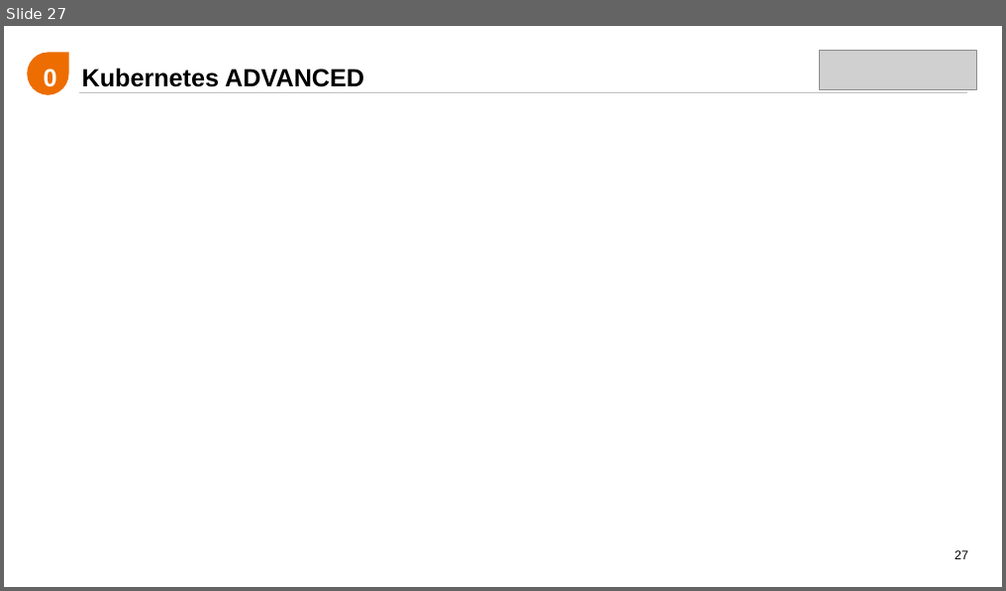
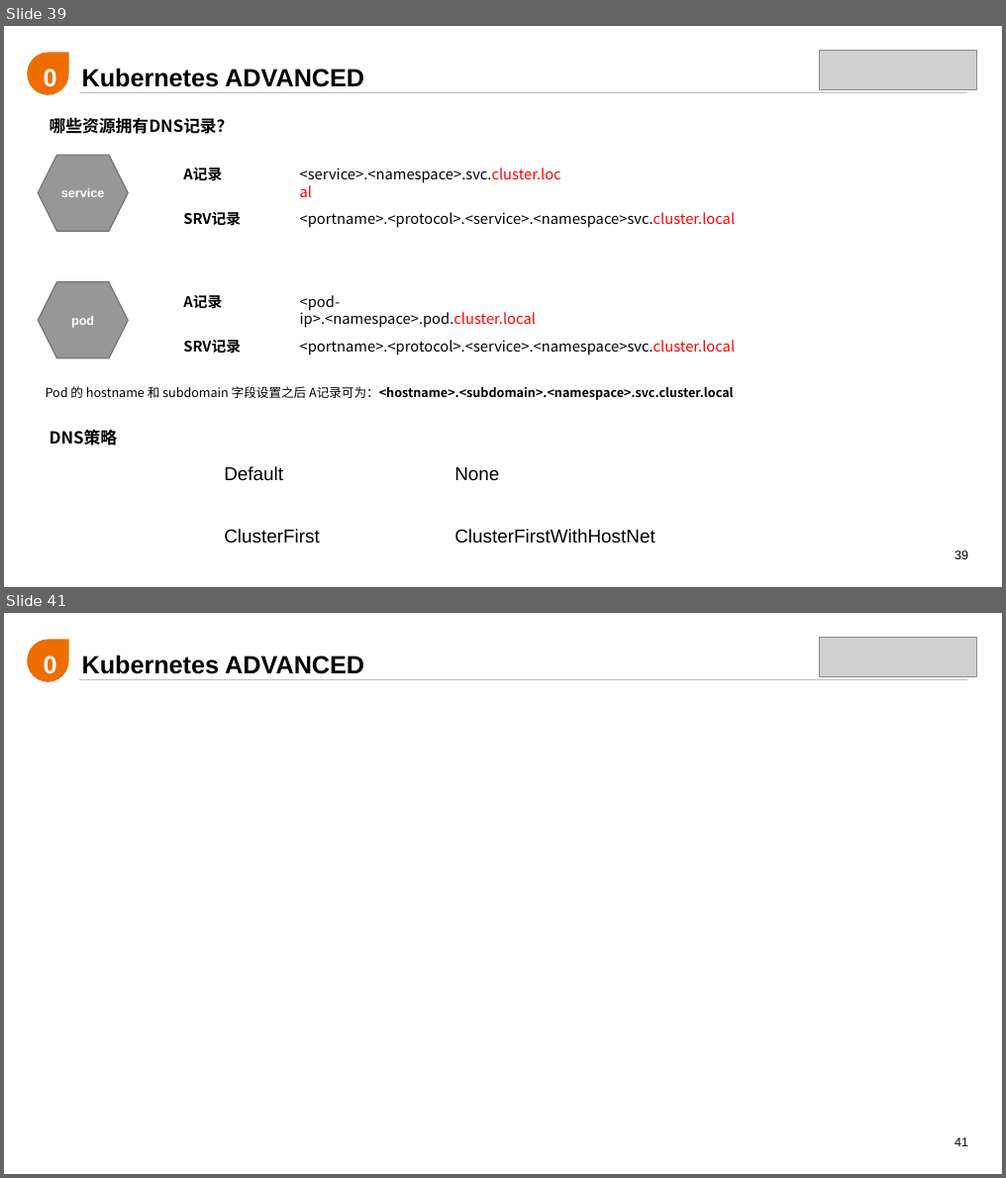
Before and after one commit to liamliu1986/kubecamp, a slide deck: 培训体系/002-Kubernetes,Containers Reborn/Kubernetes,Containers Reborn.pptx. Shown one above the other, each under a label of ours: slide 27 before the commit, slides 39 and 41 after it; the slides between them are not shown. The pictures are 1006x591 and 1006x1178 pixels, drawn with LibreOffice and Linux fonts; fonts in the diff are those of the drawing; grey boxes stand for pictures. Boxes give left, top, right and bottom in pixels: in the first picture for what was removed or moved away, otherwise in the second. Text is boxed around its words. In the diff, an @@ line names an element or a change of style, - is before the commit and + after.

```diff
--- a/培训体系/002-Kubernetes,Containers Reborn/Kubernetes,Containers Reborn.pptx
+++ b/培训体系/002-Kubernetes,Containers Reborn/Kubernetes,Containers Reborn.pptx
@@ slide 39 added at (x1=4, y1=26, x2=1002, y2=587), background #FFFFFF; not listed: 3 template elements that a slide beside it also shows @@
@@ text added at (x1=30, y1=50, x2=70, y2=92), 24 pt, text #FFFFFF, bold @@
+02
@@ picture added at (x1=819, y1=50, x2=977, y2=90) @@
@@ text added at (x1=82, y1=68, x2=364, y2=87), 24 pt, text #000000, bold @@
+Kubernetes ADVANCED
@@ text added at (x1=50, y1=117, x2=234, y2=134), 16 pt, text #000000, bold @@
+哪些资源拥有DNS记录？
@@ hexagon added at (x1=38, y1=155, x2=128, y2=231), fill #979797, outline #707070 1 pt, 12 pt, text #FFFFFF, bold @@
+service
@@ text added at (x1=183, y1=168, x2=222, y2=181), 14 pt, text #000000, bold @@
+A记录
@@ text added at (x1=300, y1=168, x2=561, y2=183), 14 pt, text #000000 @@
+<service>.<namespace>.svc.cluster.local
@@ text added at (x1=183, y1=212, x2=241, y2=226), 14 pt, text #000000, bold @@
+SRV记录
@@ text added at (x1=300, y1=212, x2=736, y2=228), 14 pt, text #000000 @@
+<portname>.<protocol>.<service>.<namespace>svc.cluster.local
@@ hexagon added at (x1=38, y1=282, x2=128, y2=359), fill #979797, outline #707070 1 pt, 12 pt, text #FFFFFF, bold @@
+pod
@@ text added at (x1=183, y1=295, x2=222, y2=309), 14 pt, text #000000, bold @@
+A记录
@@ text added at (x1=300, y1=295, x2=536, y2=328), 14 pt, text #000000 @@
+<pod-ip>.<namespace>.pod.cluster.local
@@ text added at (x1=183, y1=340, x2=241, y2=354), 14 pt, text #000000, bold @@
+SRV记录
@@ text added at (x1=300, y1=340, x2=736, y2=356), 14 pt, text #000000 @@
+<portname>.<protocol>.<service>.<namespace>svc.cluster.local
@@ text added at (x1=46, y1=386, x2=734, y2=400), 12 pt, text #000000, bold @@
+Pod 的 hostname 和 subdomain 字段设置之后 A记录可为：<hostname>.<subdomain>.<namespace>.svc.cluster.local
@@ text added at (x1=50, y1=429, x2=117, y2=446), 16 pt, text #000000, bold @@
+DNS策略
@@ text added at (x1=224, y1=467, x2=283, y2=480), 18 pt, text #000000 @@
+Default
@@ text added at (x1=454, y1=468, x2=499, y2=480), 18 pt, text #000000 @@
+None
@@ text added at (x1=224, y1=529, x2=320, y2=544), 18 pt, text #000000 @@
+ClusterFirst
@@ text added at (x1=454, y1=529, x2=654, y2=544), 18 pt, text #000000 @@
+ClusterFirstWithHostNet
@@ what was slide 27 is now slide 41 @@
@@ page number at (x1=954, y1=1138, x2=968, y2=1147): text changed @@
-27
+41
```
Also in this commit, not shown: 1 slide changed, 14 other slides added.
